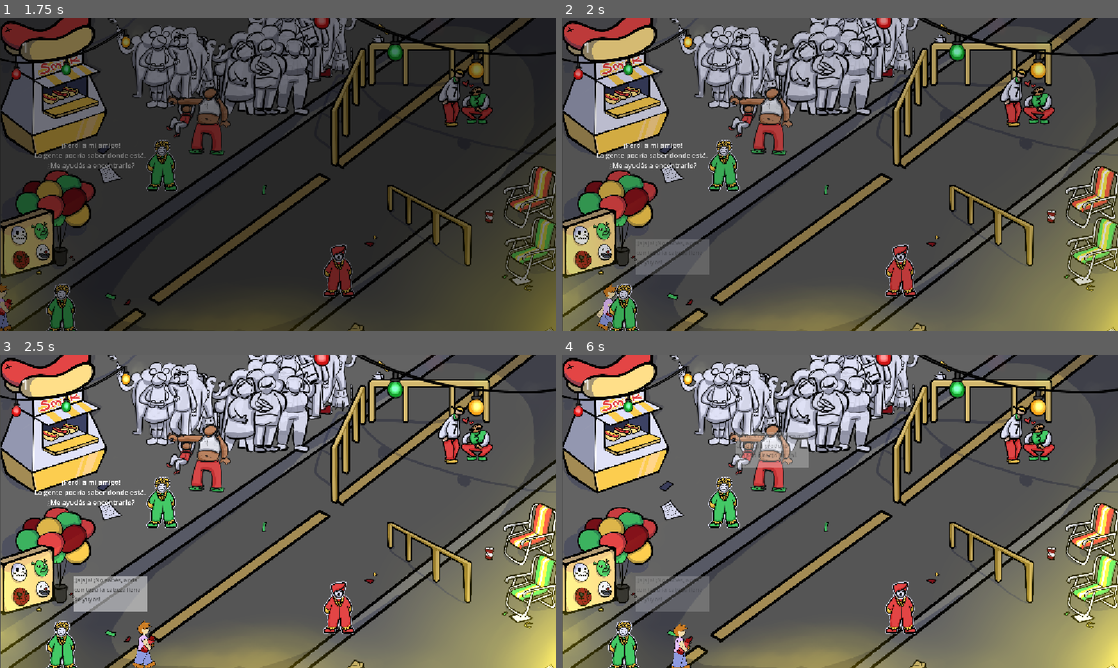
Above: before the commit, frames 1-4 (two rows, left to right).
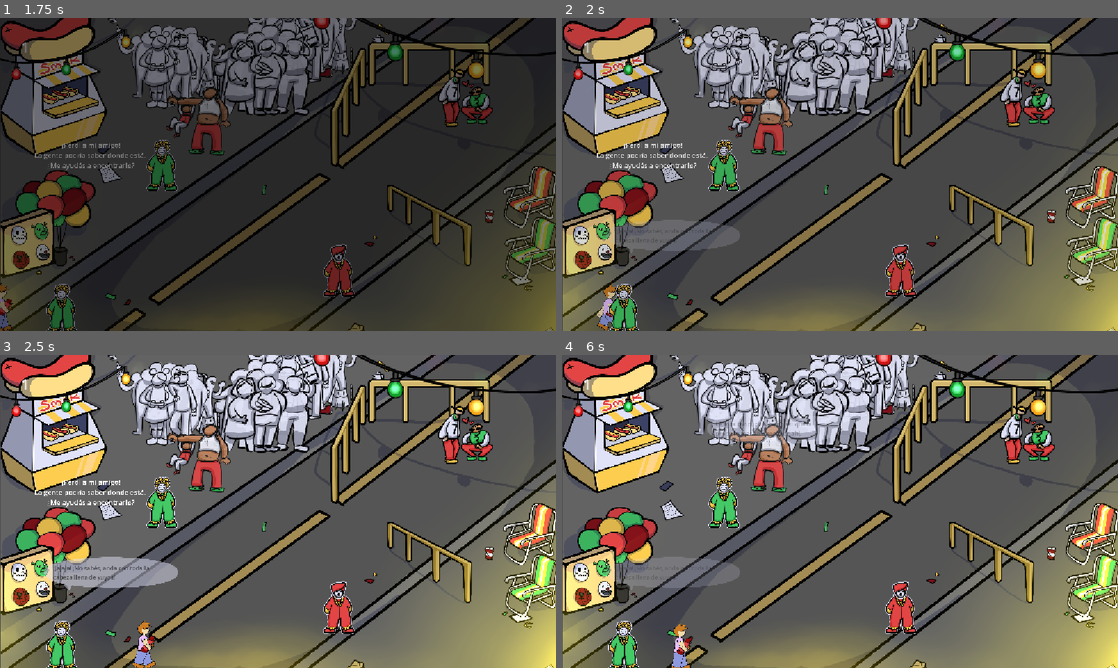
Above: after the commit, the same moments.

Repository: guille-bada/ggj-2026
Game: Godot game, scene res://Scenes/main_menu.tscn
Same seed, same stepped clock (60 frames per second), same inputs: the game is played once before the commit and once after it. The engine's default icon, where the game draws it, is replaced by a stand-in: a white triangle on a blue panel in a dark square.
Inputs:
- Up to frame 1 (1.75 s): tap Enter at 0.5 s; hold D (Right) 0.53-1.28 s; hold S (Down) from 1.28 s (still down)
- Up to frame 2 (2 s): keep holding S (Down)
- Up to frame 3 (2.5 s): release S (Down) at 2.03 s; hold D (Right) from 2.03 s (still down)
- Up to frame 4 (6 s): release D (Right) at 2.78 s; hold W (Up) 2.78-3.53 s; hold A (Left) 3.53-5.03 s; hold S (Down) 5.03-5.78 s; hold D (Right) from 5.78 s (still down)

Frame 1 is identical in both runs. In frame 2, 2.3% of the frame differs, in the area x 7-32%, y 64-82%; in frame 3, 2.5%; in frame 4, 3.8%, in the area x 7-50%, y 18-82%.

Commit message:
dialogue bubbles

Diff:
--- a/Scenes/Bubble.tscn
+++ b/Scenes/Bubble.tscn
@@ -1,7 +1,7 @@
 [gd_scene format=3 uid="uid://cd2pbea0rc3in"]
 
-[ext_resource type="Texture2D" uid="uid://cmn1vqubvsvmh" path="res://Art/square.png" id="1_fy1yr"]
 [ext_resource type="Script" uid="uid://d4jyqsflojave" path="res://Scripts/Bubble_dialogue.gd" id="1_xlgdi"]
+[ext_resource type="Texture2D" uid="uid://c6lcwh8co6xrn" path="res://Art/globo de texto.png" id="2_xlgdi"]
 
 [node name="Bubble" type="Control" unique_id=1886848626 node_paths=PackedStringArray("texture_rect", "label")]
 layout_mode = 3
@@ -16,23 +16,28 @@
 
 [node name="TextureRect" type="TextureRect" parent="." unique_id=1688097927]
 layout_mode = 1
-anchors_preset = -1
-anchor_left = 0.234375
-anchor_top = 0.31790122
-anchor_right = 0.765625
-anchor_bottom = 0.68209875
-grow_horizontal = 2
-grow_vertical = 2
-texture = ExtResource("1_fy1yr")
-metadata/_edit_use_anchors_ = true
-
-[node name="Label" type="Label" parent="TextureRect" unique_id=1830057120]
-layout_mode = 1
 anchors_preset = 15
 anchor_right = 1.0
 anchor_bottom = 1.0
 grow_horizontal = 2
 grow_vertical = 2
+texture = ExtResource("2_xlgdi")
+expand_mode = 3
+stretch_mode = 4
+flip_h = true
+flip_v = true
+metadata/_edit_use_anchors_ = true
+
+[node name="Label" type="Label" parent="TextureRect" unique_id=1830057120]
+layout_mode = 1
+anchors_preset = -1
+anchor_left = 0.09288195
+anchor_top = 0.12345679
+anchor_right = 0.9010417
+anchor_bottom = 0.3425926
+grow_horizontal = 2
+grow_vertical = 2
 theme_override_colors/font_color = Color(0, 0, 0, 1)
+text = "fdafdsafdsafdsafdsafdsafdsafdsafdsafdsa"
 autowrap_mode = 3
 metadata/_edit_use_anchors_ = true
Binary file added: Art/globo de texto.png
Not shown, added: Art/globo de texto.png.import
